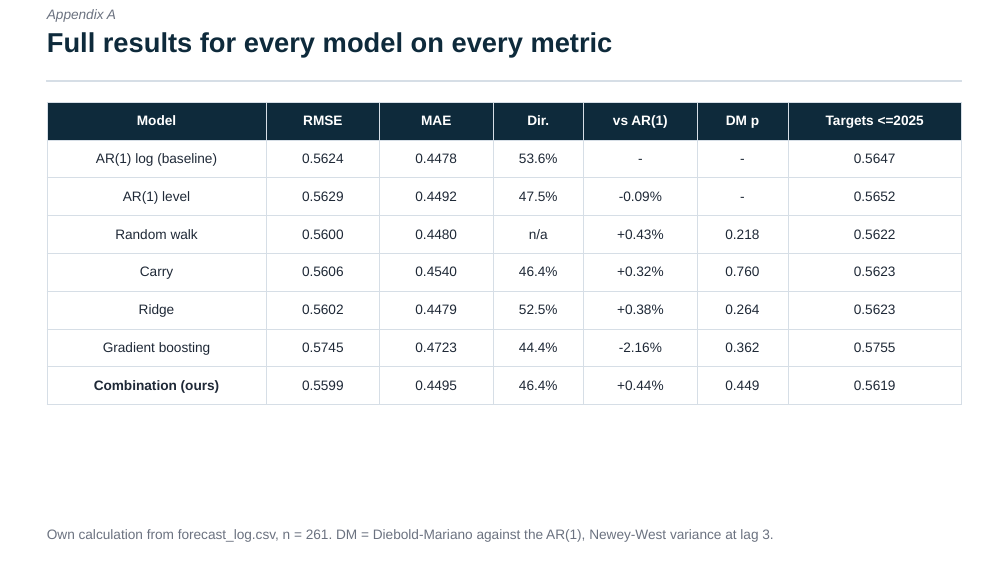
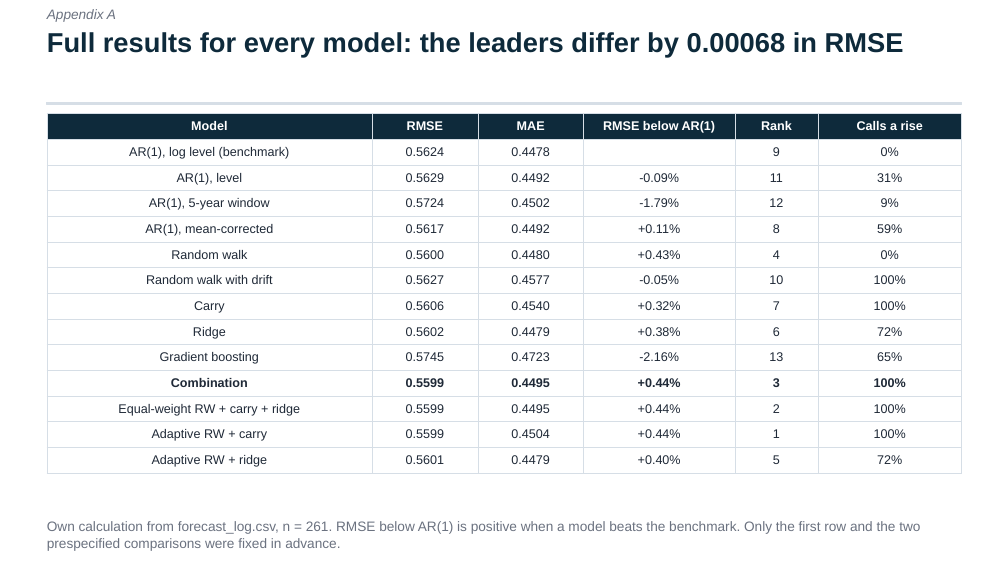
Before and after one commit to Aakashanil67/usdzar-forecasting, a slide deck: slide 8 of reports/presentation.pptx. Drawn at 1008x567 pixels with LibreOffice and Linux fonts; fonts in the diff are those of the drawing. Boxes give left, top, right and bottom in pixels: in the first picture for what was removed or moved away, otherwise in the second. Text is boxed around its words. In the diff, an @@ line names an element or a change of style, - is before the commit and + after.

Commit message:
Generate every quoted number in the docs from the results files and correct the overstated claims
README and METHODOLOGY are now rendered from templates, and the report, deck and notebook read the same keys. Corrects the DM table signs, the M5 attribution, the weight narrative, the covered-parity and AR(1) equilibrium explanations, and the power interpretation, and labels 2021-2025 as exploratory.

```diff
--- a/reports/presentation.pptx
+++ b/reports/presentation.pptx
@@ text at box(47, 32, 904, 57): text changed @@
-Full results for every model on every metric
+Full results for every model: the leaders differ by 0.00068 in RMSE
@@ rectangle: place and size @@
-rectangle at box(47, 80, 962, 82)
+rectangle at box(47, 103, 962, 104)
@@ table at box(47, 113, 962, 471) @@
-Model | RMSE | MAE | Dir. | vs AR(1) | DM p | Targets <=2025
-AR(1) log (baseline) | 0.5624 | 0.4478 | 53.6% | - | - | 0.5647
-AR(1) level | 0.5629 | 0.4492 | 47.5% | -0.09% | - | 0.5652
-Random walk | 0.5600 | 0.4480 | n/a | +0.43% | 0.218 | 0.5622
-Carry | 0.5606 | 0.4540 | 46.4% | +0.32% | 0.760 | 0.5623
-Ridge | 0.5602 | 0.4479 | 52.5% | +0.38% | 0.264 | 0.5623
-Gradient boosting | 0.5745 | 0.4723 | 44.4% | -2.16% | 0.362 | 0.5755
-Combination (ours) | 0.5599 | 0.4495 | 46.4% | +0.44% | 0.449 | 0.5619
+Model | RMSE | MAE | RMSE below AR(1) | Rank | Calls a rise
+AR(1), log level (benchmark) | 0.5624 | 0.4478 |  | 9 | 0%
+AR(1), level | 0.5629 | 0.4492 | -0.09% | 11 | 31%
+AR(1), 5-year window | 0.5724 | 0.4502 | -1.79% | 12 | 9%
+AR(1), mean-corrected | 0.5617 | 0.4492 | +0.11% | 8 | 59%
+Random walk | 0.5600 | 0.4480 | +0.43% | 4 | 0%
+Random walk with drift | 0.5627 | 0.4577 | -0.05% | 10 | 100%
+Carry | 0.5606 | 0.4540 | +0.32% | 7 | 100%
+Ridge | 0.5602 | 0.4479 | +0.38% | 6 | 72%
+Gradient boosting | 0.5745 | 0.4723 | -2.16% | 13 | 65%
+Combination | 0.5599 | 0.4495 | +0.44% | 3 | 100%
+Equal-weight RW + carry + ridge | 0.5599 | 0.4495 | +0.44% | 2 | 100%
+Adaptive RW + carry | 0.5599 | 0.4504 | +0.44% | 1 | 100%
+Adaptive RW + ridge | 0.5601 | 0.4479 | +0.40% | 5 | 72%
@@ table: place and size @@
-table at box(47, 102, 962, 397)
+table at box(47, 113, 962, 471)
@@ text at box(47, 521, 920, 551): text changed @@
-Own calculation from forecast_log.csv, n = 261. DM = Diebold-Mariano against the AR(1), Newey-West variance at lag 3.
+Own calculation from forecast_log.csv, n = 261. RMSE below AR(1) is positive when a model beats the benchmark. Only the first row and the two prespecified comparisons were fixed in advance.
```
Also in this commit, not shown: 13 other slides changed, 1 slide added, 26 other files.
